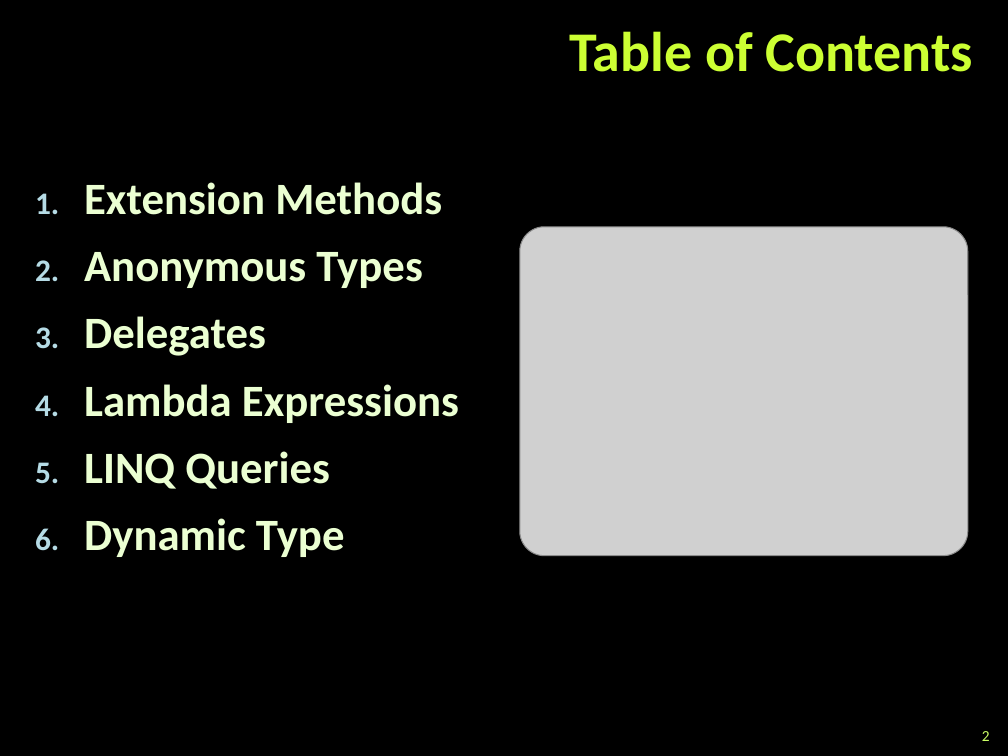
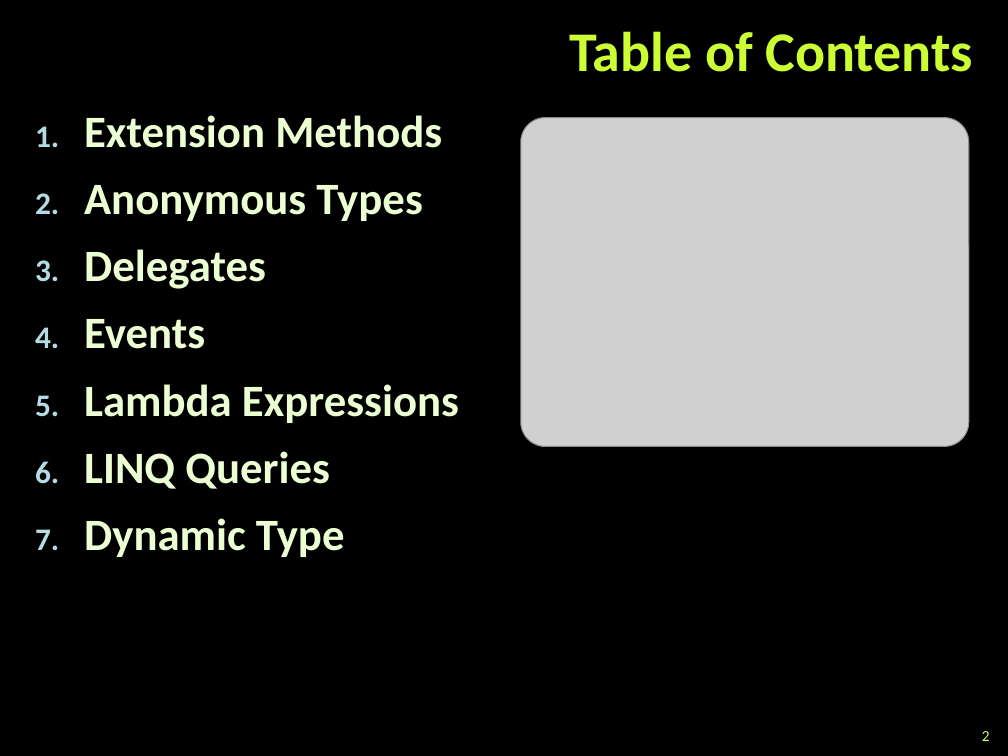
Before and after one commit to tddold/Telerik-Academy, a slide deck: slide 2 of Programming with C#/3. C# OOP/Presentations/Extension-Methods-Delegates-Lambda-LINQ.pptx. Drawn at 1008x756 pixels with LibreOffice and Linux fonts; fonts in the diff are those of the drawing; grey boxes stand for pictures; background and template pictures are left out. Boxes give left, top, right and bottom in pixels: in the first picture for what was removed or moved away, otherwise in the second. Text is boxed around its words. In the diff, an @@ line names an element or a change of style, - is before the commit and + after.

```diff
--- a/Programming with C#/3. C# OOP/Presentations/Extension-Methods-Delegates-Lambda-LINQ.pptx
+++ b/Programming with C#/3. C# OOP/Presentations/Extension-Methods-Delegates-Lambda-LINQ.pptx
@@ text "Extension Methods": place and size @@
-text "Extension Methods" at bbox=[84, 182, 459, 557]
+text "Extension Methods" at bbox=[84, 115, 459, 557]
@@ picture: place and size @@
-picture at bbox=[520, 227, 968, 555]
+picture at bbox=[521, 118, 969, 447]
@@ text at bbox=[84, 319, 205, 349]: paragraph added @@
+4. Events
```
Also in this commit, not shown: 12 other slides changed, 6 slides added, 6 slides removed, 12 other files.
